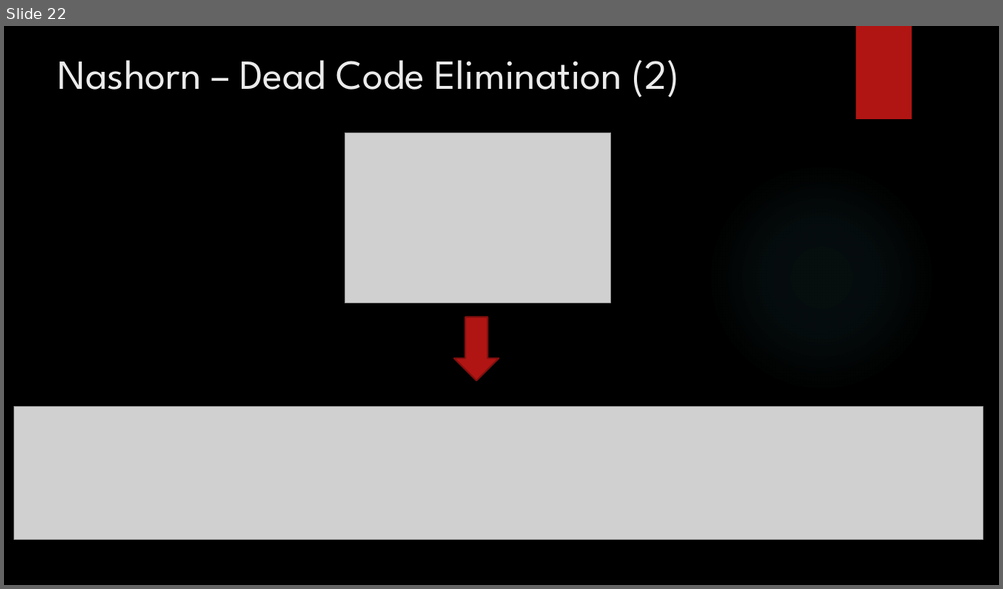
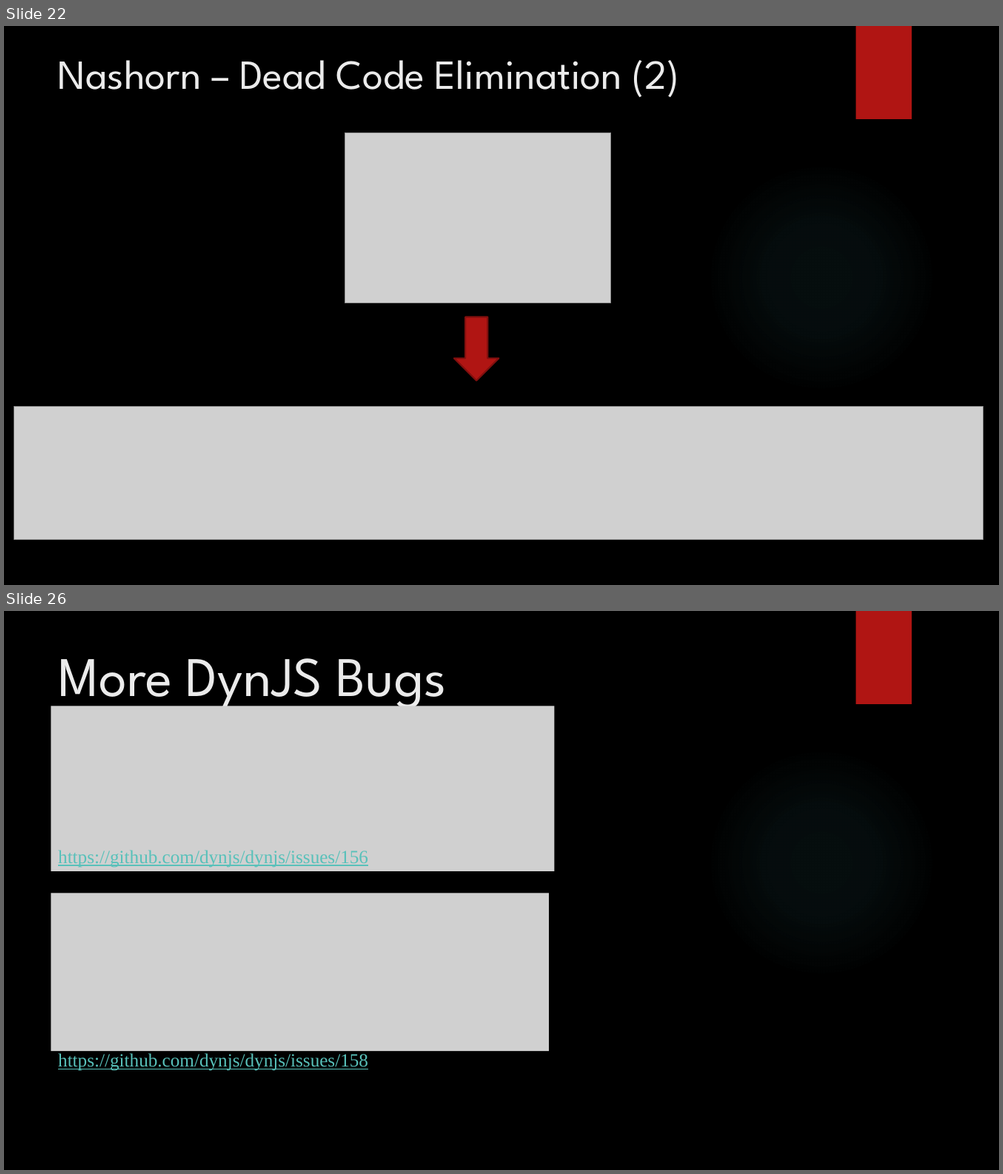
Before and after one commit to itzik-bd/jsfuzzer, a slide deck: misc/ppt/Final Presentation.pptx. Shown one above the other, each under a label of ours: slide 22 before the commit, slides 22 and 26 after it; the slides between them are not shown. The pictures are 1003x589 and 1003x1174 pixels, drawn with LibreOffice and Linux fonts; fonts in the diff are those of the drawing; grey boxes stand for pictures; background and template pictures are left out. Boxes give left, top, right and bottom in pixels: in the first picture for what was removed or moved away, otherwise in the second. Text is boxed around its words. In the diff, an @@ line names an element or a change of style, - is before the commit and + after.

Commit message:
Final Presentation - added bugs section

```diff
--- a/misc/ppt/Final Presentation.pptx
+++ b/misc/ppt/Final Presentation.pptx
@@ slide 26 added at [4,611,999,1170], background picture (left out); not listed: 2 template elements that a slide beside it also shows @@
@@ text added at [58,658,446,713], 54 pt, text #EBEBEB @@
+More DynJS Bugs
@@ picture added at [51,706,555,871] @@
@@ text added at [58,850,368,868], 18 pt, text #58C1BA, underline @@
+https://github.com/dynjs/dynjs/issues/156
@@ picture added at [51,893,549,1051] @@
@@ text added at [58,1054,368,1071], 18 pt, text #58C1BA, underline @@
+https://github.com/dynjs/dynjs/issues/158
```
Also in this commit, not shown: 1 slide changed, 3 other slides added.
